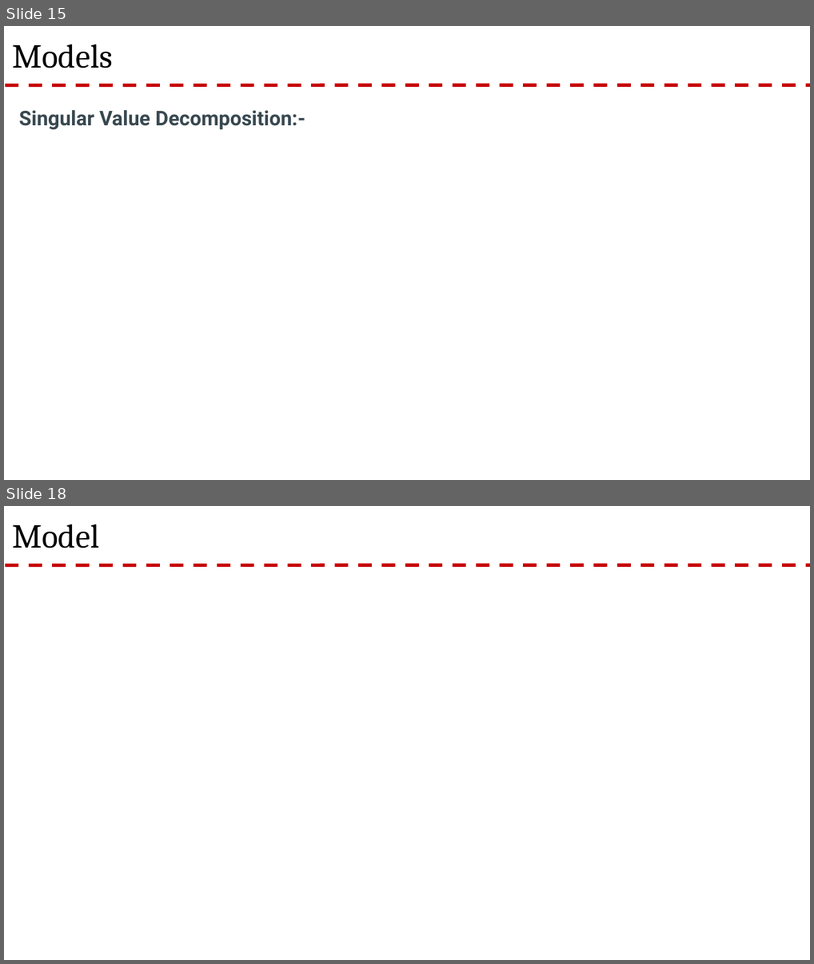
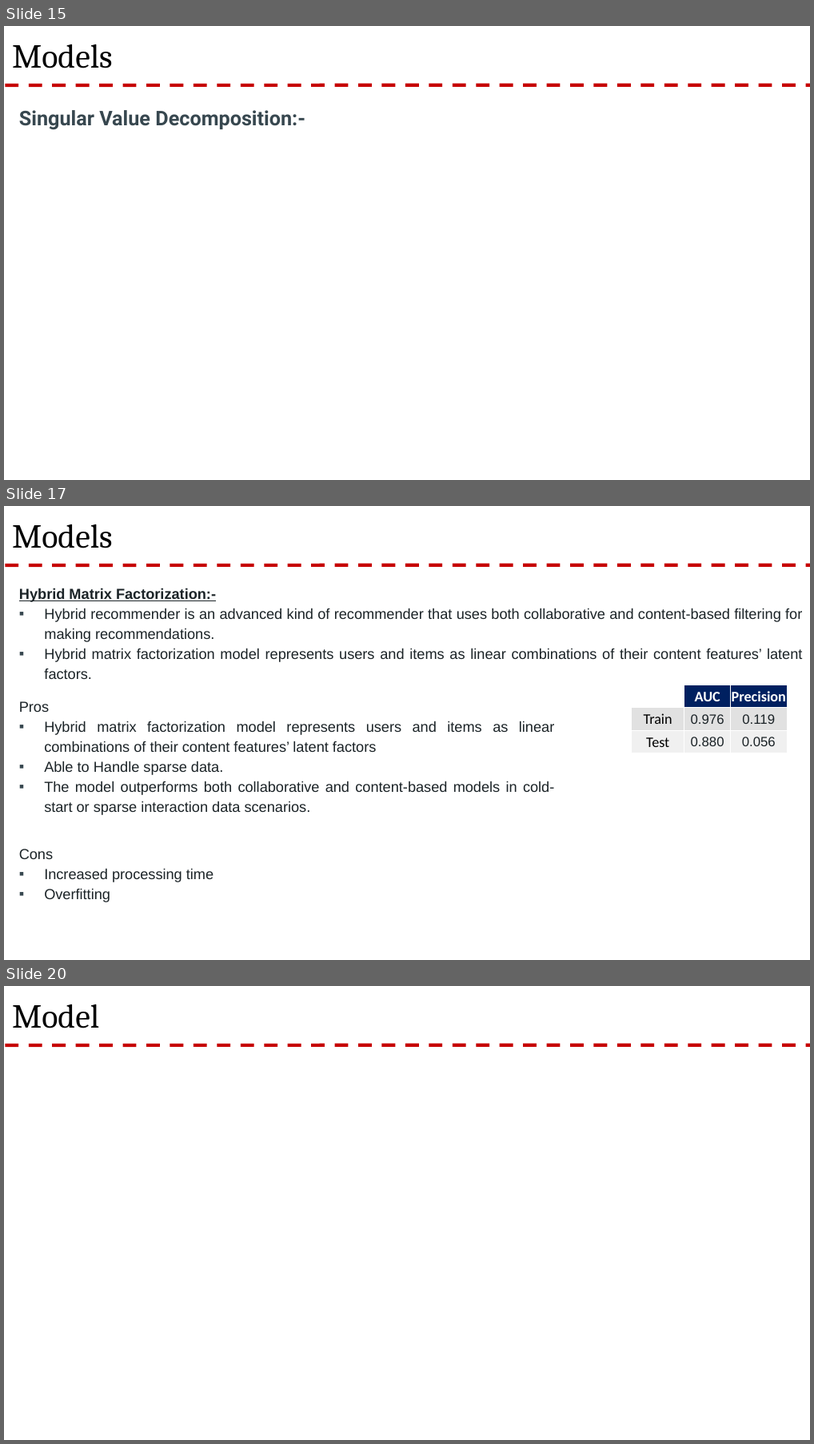
Before and after one commit to rnair7163/Restaurant-Recommendation-System-using-Yelp-Dataset, a slide deck: PPT/Yelp Presentation.pptx. Shown one above the other, each under a label of ours: slides 15 and 18 before the commit, slides 15, 17 and 20 after it; the slides between them are not shown. The pictures are 814x964 and 814x1444 pixels, drawn with LibreOffice and Linux fonts; fonts in the diff are those of the drawing; background and template pictures are left out. Boxes give left, top, right and bottom in pixels: in the first picture for what was removed or moved away, otherwise in the second. Text is boxed around its words. In the diff, an @@ line names an element or a change of style, - is before the commit and + after.

Commit message:
adding map content

```diff
--- a/PPT/Yelp Presentation.pptx
+++ b/PPT/Yelp Presentation.pptx
@@ slide 17 added at box(4, 506, 810, 960), background #FFFFFF; not listed: 1 template element that a slide beside it also shows @@
@@ title added at box(12, 524, 113, 548), 30 pt, text #000000 @@
+Models
@@ text added at box(19, 588, 802, 679), 13 pt, text #1C2428 @@
+Hybrid Matrix Factorization:-
+▪ Hybrid recommender is an advanced kind of recommender that uses both collaborative and content-based filtering for making recommendations.
+▪ Hybrid matrix factorization model represents users and items as linear combinations of their content features’ latent factors.
@@ rectangle added at box(11, 685, 563, 820), outline #FFFFFF 0.75 pt dashed, 13 pt, text #1C2428 @@
+Pros
+▪ Hybrid matrix factorization model represents users and items as linear combinations of their content features’ latent factors
+▪ Able to Handle sparse data.
+▪ The model outperforms both collaborative and content-based models in cold-start or sparse interaction data scenarios.
@@ table added at box(631, 685, 787, 753), 3 rows, 3 columns @@
+ | AUC | Precision
+Train | 0.976 | 0.119
+Test | 0.880 | 0.056
@@ rectangle added at box(11, 832, 598, 905), outline #FFFFFF 0.75 pt dashed, 13 pt, text #1C2428 @@
+Cons
+  ▪ Increased processing time
+  ▪ Overfitting
@@ what was slide 18 is now slide 20 @@
```
Also in this commit, not shown: 1 slide changed, 4 other slides added, 3 slides removed.
